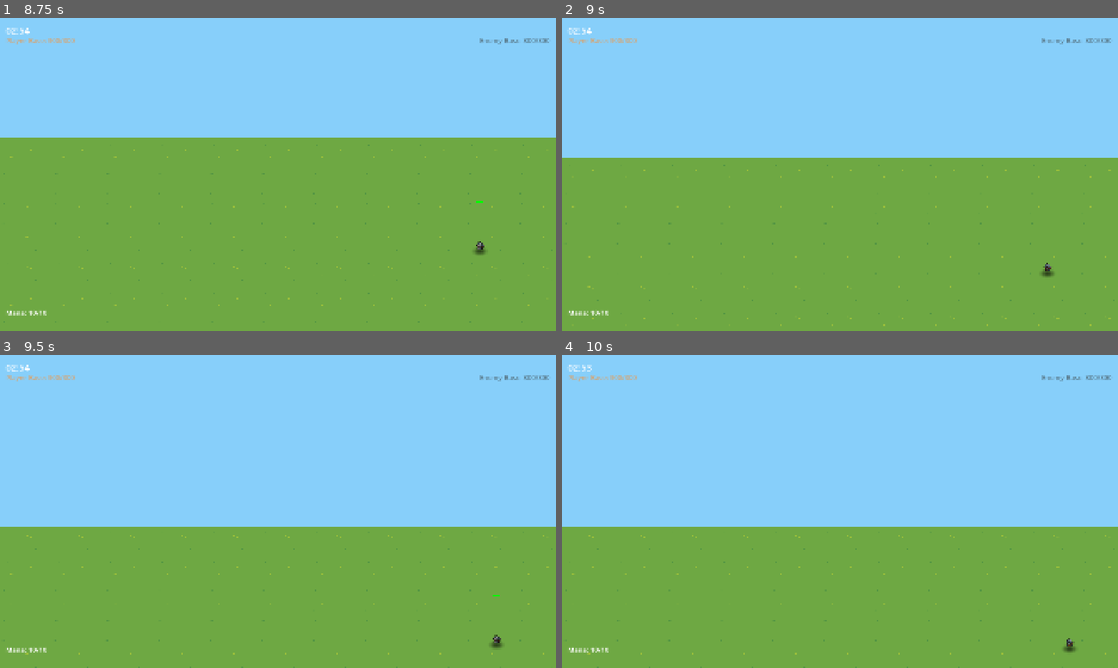
Above: before the commit, frames 1-4 (two rows, left to right).
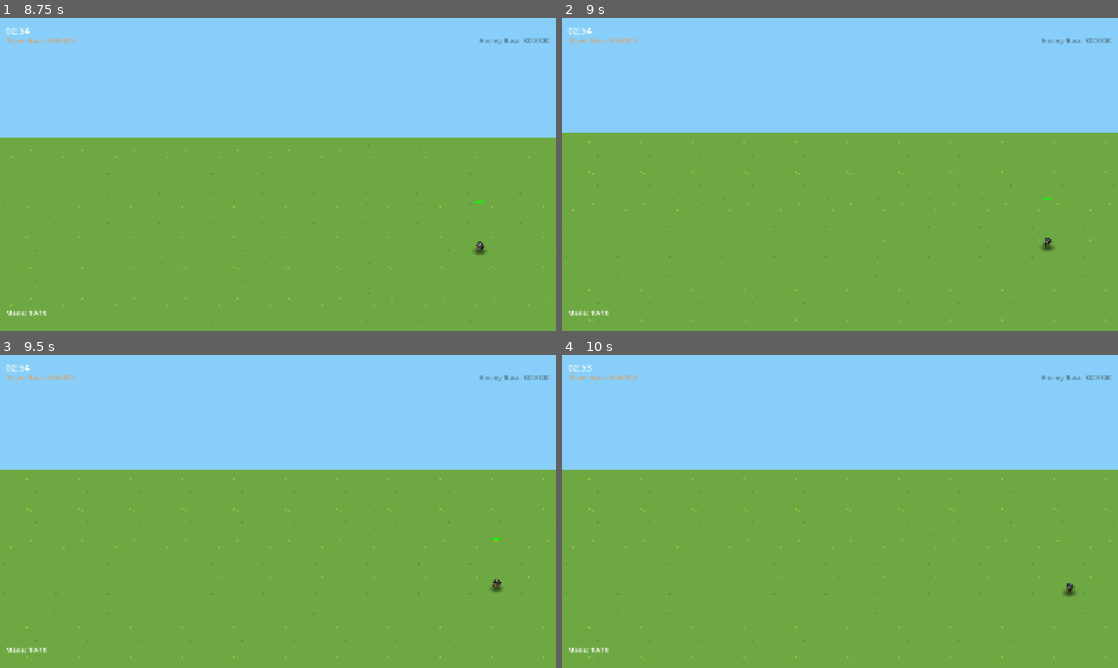
Above: after the commit, the same moments.

Repository: amari-charles/project-summoner
Game: Godot game, scene res://scenes/ui/main_menu.tscn
Same seed, same stepped clock (60 frames per second), same inputs: the game is played once before the commit and once after it.
Inputs (mouse positions are in pixels of both pictures, inside the frame that each line leads up to):
- Up to frame 1 (8.75 s): click "PLAY" at 0.5 s; click "SELECT" at 1.25 s; click "CHOOSE WARRIOR" at 2 s; click (216, 68) at 2.75 s; click "START BATTLE" at 3.5 s; tap Enter at 4.25 s; drag from (278, 299) to (333, 105) at 4.27 s; drag from (166, 190) to (250, 237) at 5.02 s; move the mouse to (333, 105) at 5.77 s; hold Right (ui_right) 5.78-6.5 s; tap 1 at 5.85, 7.35 s; drag from (250, 237) to (111, 127) at 6.52 s; tap Space at 7.25 s; move the mouse to (444, 221) at 7.27 s; hold Left (ui_left) 7.28-8 s; drag from (111, 127) to (194, 96) at 8.02 s
- Up to frame 2 (9 s): move the mouse to (867, 174) at 8.77 s; hold Down (ui_down) from 8.78 s (still down); tap 1 at 8.85 s; click (867, 174) at 8.92 s
- Up to frame 3 (9.5 s): keep holding Down (ui_down)
- Up to frame 4 (10 s): release Down (ui_down) at 9.5 s; drag from (756, 433) to (728, 527) at 9.52 s

Frame 1 is identical in both runs. In frame 2, 8.6% of the frame differs, in the area x 0-100%, y 36-99%; in frame 3, 19%, in the area x 0-100%, y 36-100%; in frame 4, 19%.

Commit message:
Fix Z-axis bounds calculation and keyboard direction inversion
Problem 1: Z-axis clipping
- Old calculation: Used view_height (80) directly for Z coverage
- Actual coverage: 97.66 units due to 35° camera tilt
- Formula: ground_coverage_z = view_height / cos(tilt_angle)
- This caused bounds of ±10 when they should be ±1.17

Fix 1: Account for camera tilt
- Extract tilt angle from transform: asin(forward.y) ≈ 35°
- Calculate: coverage_z = 80 / cos(35°) = 97.66
- Correct Z bounds: -1.17 to +1.17
- No more clipping past ground edges

Problem 2: Up/down keyboard inverted
- W/Up was moving camera backward (negative Z)
- S/Down was moving camera forward (positive Z)

Fix 2: Flip keyboard Z-axis signs
- W/Up now moves forward (positive Z)
- S/Down now moves backward (negative Z)

Camera panning now works correctly in all directions.

🤖 Generated with [Claude Code](https://claude.com/claude-code)

Co-Authored-By: Claude <noreply@anthropic.com>

Diff:
--- a/scripts/battlefield/camera_controller_3d.gd
+++ b/scripts/battlefield/camera_controller_3d.gd
@@ -34,26 +34,34 @@
 	var view_height = size * 2.0
 	var view_width = view_height * aspect_ratio
 
-	# View half-extents (camera looks straight along its axes in orthographic)
+	# X-axis: Camera is perpendicular, so view width maps 1:1
 	var half_view_width = view_width / 2.0
-	var half_view_height = view_height / 2.0
+
+	# Z-axis: Camera is tilted 35°, so ground coverage is larger
+	# Extract tilt angle from camera transform
+	var forward = -transform.basis.z  # Camera's forward direction
+	var tilt_angle_rad = asin(forward.y)  # Angle from horizontal (~35°)
+
+	# Ground coverage in Z = view_height / cos(tilt)
+	var ground_coverage_z = view_height / cos(tilt_angle_rad)
+	var half_ground_coverage_z = ground_coverage_z / 2.0
 
 	# Ground half-extents
 	var half_ground_width = ground_size.x / 2.0
 	var half_ground_depth = ground_size.y / 2.0
 
-	# Camera bounds: ground edge - view half-width
+	# Camera bounds: ground edge - view coverage
 	# This allows view edge to align with ground edge
 	min_position = Vector3(
 		-half_ground_width + half_view_width,
 		position.y,  # Keep Y fixed
-		-half_ground_depth + half_view_height
+		-half_ground_depth + half_ground_coverage_z
 	)
 
 	max_position = Vector3(
 		half_ground_width - half_view_width,
 		position.y,  # Keep Y fixed
-		half_ground_depth - half_view_height
+		half_ground_depth - half_ground_coverage_z
 	)
 
 	# Clamp initial position
@@ -117,9 +125,9 @@
 	if Input.is_action_pressed("ui_left") or Input.is_key_pressed(KEY_A):
 		pan_input.x -= 1.0
 	if Input.is_action_pressed("ui_down") or Input.is_key_pressed(KEY_S):
-		pan_input.y += 1.0
+		pan_input.y -= 1.0  # Fixed: down = negative Z
 	if Input.is_action_pressed("ui_up") or Input.is_key_pressed(KEY_W):
-		pan_input.y -= 1.0
+		pan_input.y += 1.0  # Fixed: up = positive Z
 
 	if pan_input != Vector2.ZERO:
 		pan_input = pan_input.normalized()
